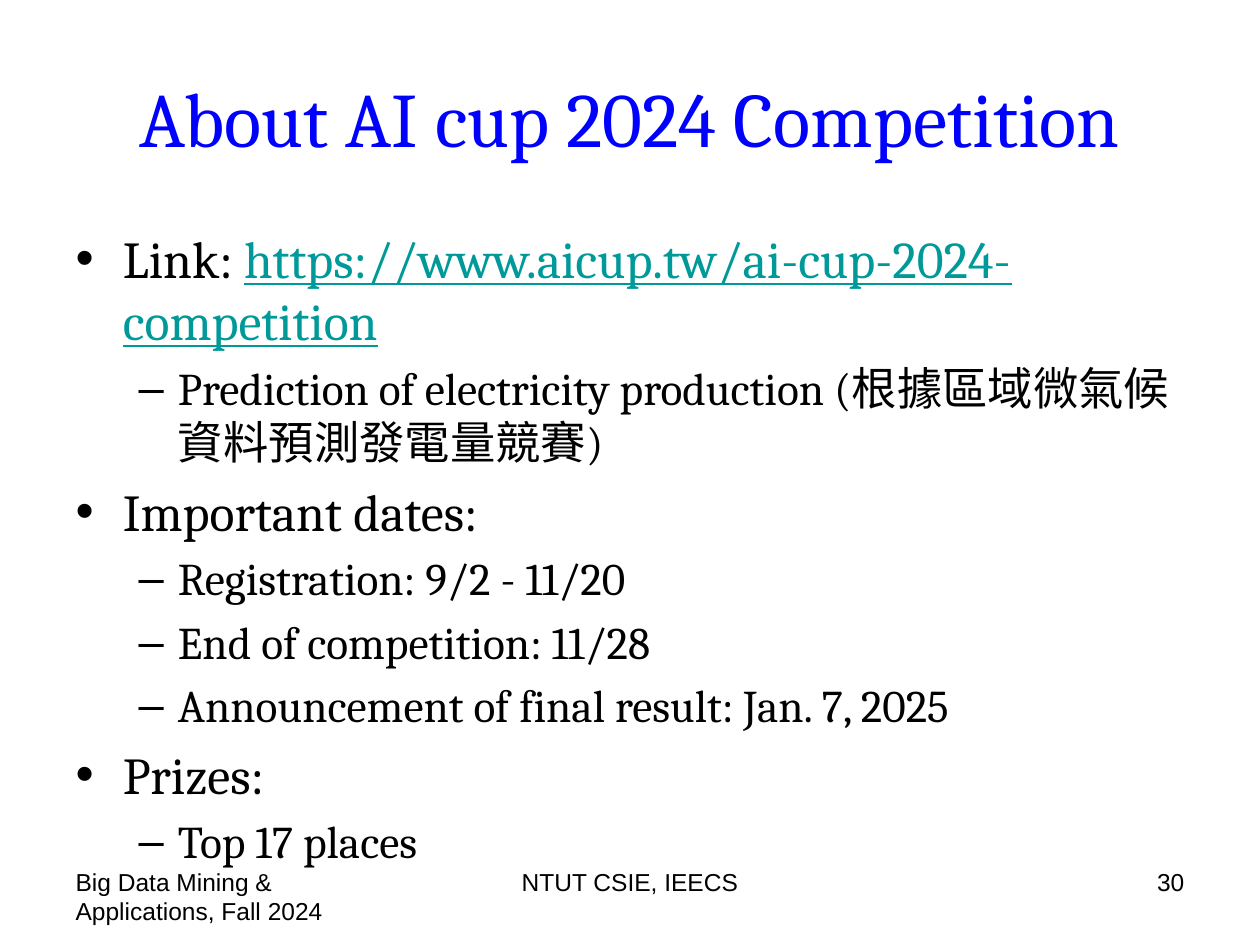
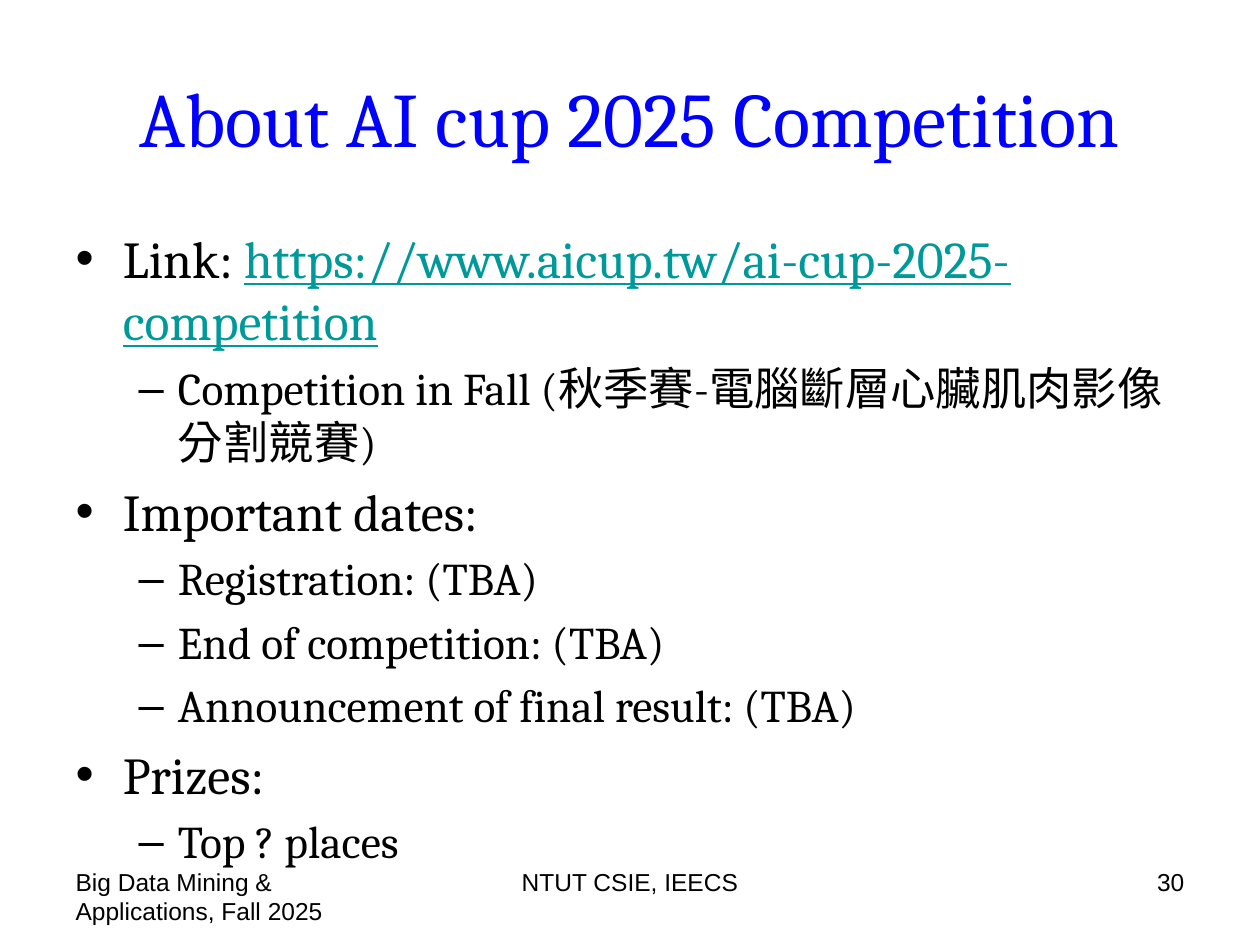
Before and after one commit to chriswjh/chriswjh.github.io, a slide deck: slide 30 of BDM/00-overview.pptx. Drawn at 1260x945 pixels with LibreOffice and Linux fonts; fonts in the diff are those of the drawing. Boxes give left, top, right and bottom in pixels: in the first picture for what was removed or moved away, otherwise in the second. Text is boxed around its words. In the diff, an @@ line names an element or a change of style, - is before the commit and + after.

```diff
--- a/BDM/00-overview.pptx
+++ b/BDM/00-overview.pptx
@@ title at <box>140,93,1119,164</box>: text changed @@
-About AI cup 2024 Competition
+About AI cup 2025 Competition
@@ text at <box>123,242,1163,466</box>: text changed; size 25.9 to 29.6 pt; text colour #000000 to #009999 @@
-• Link: https://www.aicup.tw/ai-cup-2024-competition
-  – Prediction of electricity production (根據區域微氣候資料預測發電量競賽)
+• Link: https://www.aicup.tw/ai-cup-2025-competition
+  – Competition in Fall (秋季賽-電腦斷層心臟肌肉影像分割競賽)
@@ text at <box>178,563,856,729</box>: text changed @@
-  – Registration: 9/2 - 11/20
-  – End of competition: 11/28
-  – Announcement of final result: Jan. 7, 2025
+  – Registration: (TBA)
+  – End of competition: (TBA)
+  – Announcement of final result: (TBA)
@@ text at <box>178,826,398,868</box>: text changed @@
-  – Top 17 places
+  – Top ? places
@@ text at <box>76,873,323,925</box>: text changed @@
-Big Data Mining & Applications, Fall 2024
+Big Data Mining & Applications, Fall 2025
```
Also in this commit, not shown: 56 other slides changed.
